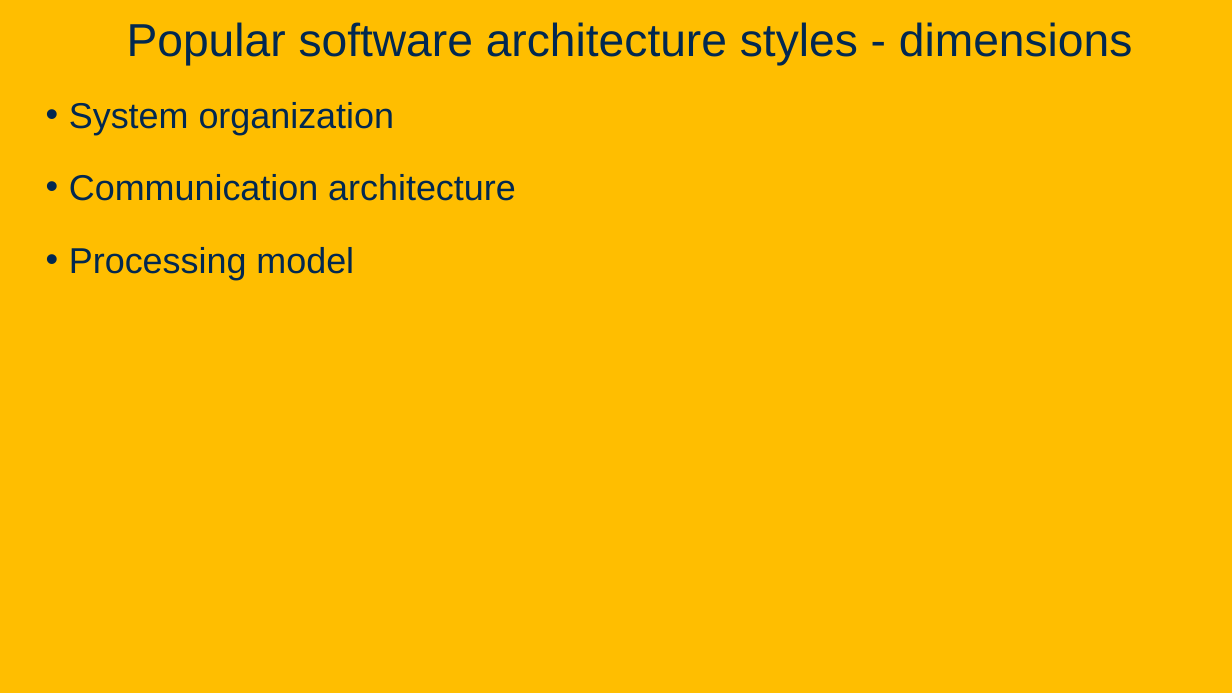
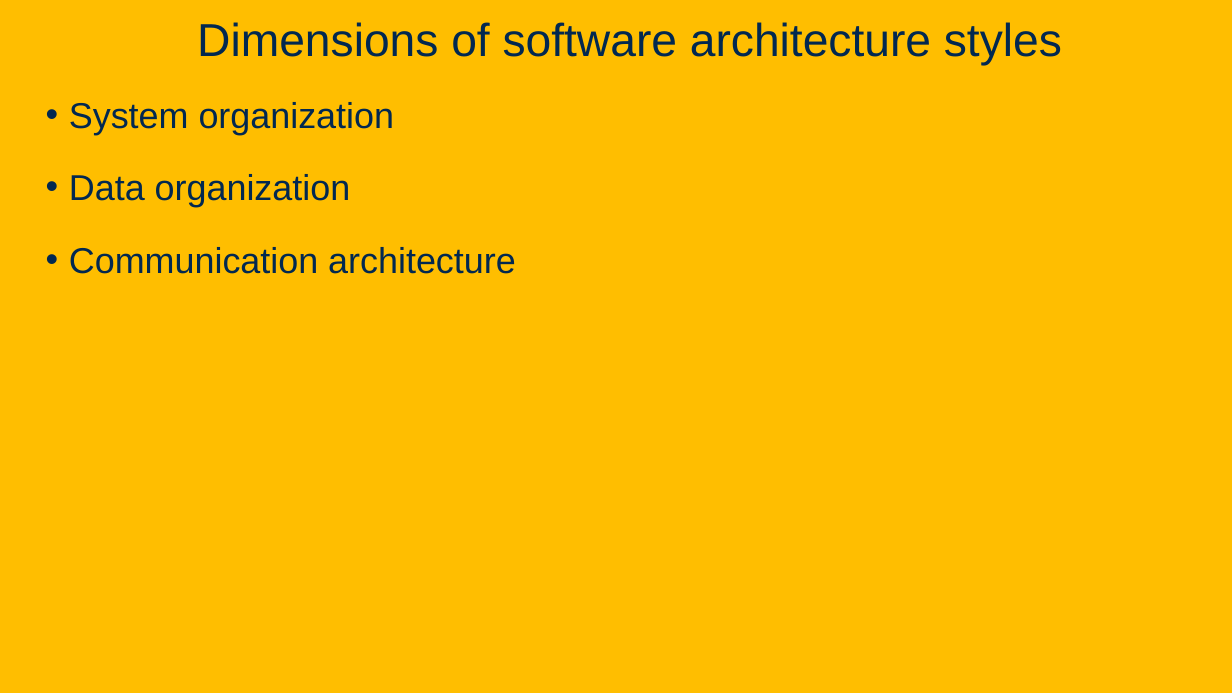
Before and after one commit to davsec-teaching/W26_ECS_160, a slide deck: slide 15 of slides/Microservices.pptx (slide 18 before the commit). Drawn at 1232x693 pixels with LibreOffice and Linux fonts; fonts in the diff are those of the drawing; background and template pictures are left out. Boxes give left, top, right and bottom in pixels: in the first picture for what was removed or moved away, otherwise in the second. Text is boxed around its words. In the diff, an @@ line names an element or a change of style, - is before the commit and + after.

```diff
--- a/slides/Microservices.pptx
+++ b/slides/Microservices.pptx
@@ title at (197,22,1062,66): text changed @@
-Popular software architecture styles - dimensions
+Dimensions of software architecture styles
@@ text at (69,174,351,207): paragraph added @@
+• Data organization
@@ text at (69,247,354,280): paragraph removed @@
-• Processing model
```
Also in this commit, not shown: 2 other slides changed, 15 slides added, 9 slides removed, 3 other files.
